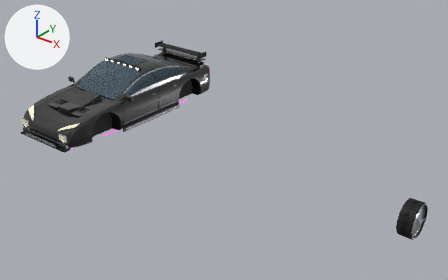
The glTF model VireoE.glb: old version first, new version second.
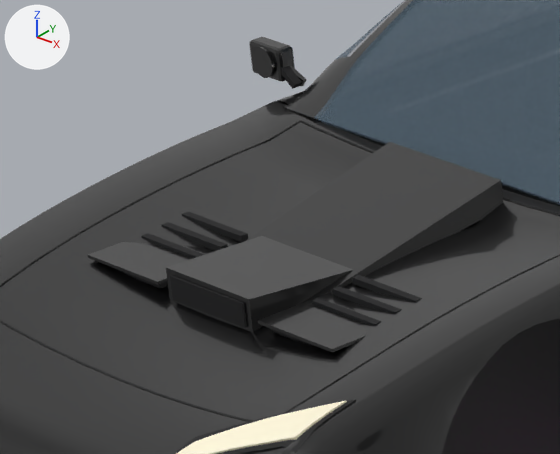
Each version appears first whole from a 50 mm camera at (43.2, -38.3, 24.8) aimed at (13.1, -0.7, 1.5), and next in a close-up on the part from 8% to 24% of the width and 26% to 46% of the height. The axes (+X, +Y, +Z) are drawn at upper left. The lights are the same throughout. The first two pictures are the older version. Vertices at exactly the same position are counted once.

The older version as bpy lines, for what is in view:
```python
ob_vireoe_optheadlightsslimhead = bpy.data.objects.new('VireoE_OptHeadlightsSlimHead', me_vireoe_optheadlightsslimhead)
ob_vireoe_optheadlightsslimhead.location = (0.0, 0.0, 0.0)
ob_vireoe_opthoodcowlbody = bpy.data.objects.new('VireoE_OptHoodCowlBody', me_vireoe_opthoodcowlbody)
ob_vireoe_opthoodcowlbody.location = (0.0, 0.0, 0.0)
ob_vireoe_opthoodscoopbody = bpy.data.objects.new('VireoE_OptHoodScoopBody', me_vireoe_opthoodscoopbody)
ob_vireoe_opthoodscoopbody.location = (0.0, 0.0, 0.0)
ob_vireoe_opthoodventsbody = bpy.data.objects.new('VireoE_OptHoodVentsBody', me_vireoe_opthoodventsbody)
ob_vireoe_opthoodventsbody.location = (0.0, 0.0, 0.0)
ob_vireoe_opthoodventsdark = bpy.data.objects.new('VireoE_OptHoodVentsDark', me_vireoe_opthoodventsdark)
ob_vireoe_opthoodventsdark.location = (0.0, 0.0, 0.0)
# also in view: 'VireoE_RoofBody' at (0.0, 1.9, 4.3); 'VireoE_PanelHood' at (0.0, -6.1, 3.0); 'VireoE_OptMirrorsRectBody__DoorR' at (-4.1, -3.0, 3.8); 'VireoE_PanelSideL' at (3.5, -0.1, 2.2); 'VireoE_OptHeadlightsSlimDark' at (0.0, -8.7, 2.5)
```
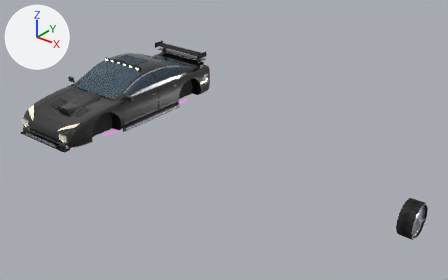
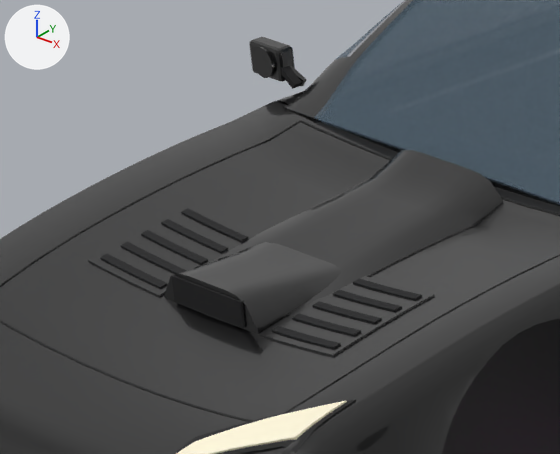
Where the change shows, as pixel boxes [x1, y1, x2, y2] in the close-ups (560 x 454 px):
'VireoE_OptHoodCowlBody', reshaped: before [246, 142, 503, 305]; after [213, 150, 503, 316]
'VireoE_OptHoodVentsBody', reshaped: before [88, 242, 367, 352]; after [88, 203, 435, 357]
'VireoE_OptHoodScoopBody', reshaped: before [166, 236, 353, 332]; after [164, 242, 341, 334]
'VireoE_OptHoodVentsDark', reshaped: before [117, 212, 422, 346]; after [100, 208, 422, 349]
part 3 of me_vireoe_opthoodventsbody, rebuilt: before [88, 242, 214, 285]; after [88, 203, 256, 297]
part 4 of me_vireoe_opthoodventsbody, rebuilt: before [258, 292, 367, 352]; after [259, 276, 435, 357]
part 5 of me_vireoe_opthoodventsdark, rebuilt (mostly hidden before): before [117, 269, 167, 289]; after [100, 254, 167, 289]
part 6 of me_vireoe_opthoodventsdark, rebuilt: before [182, 212, 248, 242]; after [181, 208, 248, 242]
part 7 of me_vireoe_opthoodventsdark, rebuilt (21% shorter): before [332, 286, 402, 314]; after [333, 290, 402, 312]
part 8 of me_vireoe_opthoodventsdark, rebuilt (not visible before): after [121, 241, 186, 274]
part 9 of me_vireoe_opthoodventsdark, rebuilt (mostly hidden before): before [272, 329, 315, 346]; after [272, 326, 341, 349]
part 10 of me_vireoe_opthoodventsdark, rebuilt (18% shorter): before [352, 275, 422, 302]; after [353, 278, 422, 300]
part 11 of me_vireoe_opthoodventsdark, rebuilt (6% wider, 35% taller): before [141, 233, 204, 258]; after [141, 230, 208, 264]
part 12 of me_vireoe_opthoodventsdark, rebuilt (not visible before): after [292, 314, 361, 336]
part 13 of me_vireoe_opthoodventsdark, rebuilt (17% taller): before [162, 222, 228, 251]; after [161, 219, 228, 253]
part 14 of me_vireoe_opthoodventsdark, rebuilt (14% shorter): before [312, 298, 382, 325]; after [312, 301, 382, 324]

Diff of the bpy script that builds the scene:
```diff
--- a/VireoE.glb.py
+++ b/VireoE.glb.py
@@ me_vireoe_opthoodcowlbody @@
-me_vireoe_opthoodcowlbody.from_pydata(...)  # 8 vertices, 12 faces; spans x -1.0..1.0, y -6.9..-3.75, z 2.83..3.63
+me_vireoe_opthoodcowlbody.from_pydata(...)  # 286 vertices, 568 faces; spans x -1.0..1.0, y -6.9..-3.75, z 2.84..3.63
+# me_vireoe_opthoodcowlbody part 1: 8 vertices removed from x -1.0..1.0, y -6.9..-3.75, z 2.83..3.63; 286 vertices added at x -1.0..1.0, y -6.9..-3.75, z 2.84..3.63
 me_vireoe_opthoodcowlbody.materials.append(mat_vireoe_opthoodcowlbody)
@@ me_vireoe_opthoodscoopbody @@
-me_vireoe_opthoodscoopbody.from_pydata(...)  # 8 vertices, 12 faces; spans x -0.85..0.85, y -7.32..-5.4, z 2.75..3.22
+me_vireoe_opthoodscoopbody.from_pydata(...)  # 286 vertices, 568 faces; spans x -0.85..0.85, y -7.32..-5.4, z 2.76..3.22
+# me_vireoe_opthoodscoopbody part 2: 8 vertices removed from x -0.85..0.85, y -7.32..-5.4, z 2.75..3.22; 286 vertices added at x -0.85..0.85, y -7.32..-5.4, z 2.76..3.22
 me_vireoe_opthoodscoopbody.materials.append(mat_vireoe_opthoodscoopbody)
@@ me_vireoe_opthoodventsbody @@
-me_vireoe_opthoodventsbody.from_pydata(...)  # 16 vertices, 24 faces; spans x -2.2..2.2, y -7.35..-5.85, z 2.97..3.01
+me_vireoe_opthoodventsbody.from_pydata(...)  # 196 vertices, 384 faces; spans x -2.2..2.2, y -7.35..-5.85, z 2.78..3.18
+# me_vireoe_opthoodventsbody part 3: the loose piece of 8 vertices spanning x -2.2..-0.9, y -7.35..-5.85, z 2.97..3.01 is rebuilt with 98 vertices and now spans x -2.2..-0.9, y -7.35..-5.85, z 2.78..3.18
+# me_vireoe_opthoodventsbody part 4: the loose piece of 8 vertices spanning x 0.9..2.2, y -7.35..-5.85, z 2.97..3.01 is rebuilt with 98 vertices and now spans x 0.9..2.2, y -7.35..-5.85, z 2.78..3.18
 me_vireoe_opthoodventsbody.materials.append(mat_vireoe_opthoodventsbody)
@@ me_vireoe_opthoodventsdark @@
-me_vireoe_opthoodventsdark.from_pydata(...)  # 80 vertices, 120 faces; spans x -2.1..2.1, y -7.25..-5.95, z 2.86..3.14
+me_vireoe_opthoodventsdark.from_pydata(...)  # 280 vertices, 520 faces; spans x -2.1..2.1, y -7.25..-5.95, z 2.8..3.18
+# me_vireoe_opthoodventsdark part 5: the loose piece of 8 vertices spanning x -2.1..-1.0, y -7.25..-7.15, z 2.86..2.94 is rebuilt with 28 vertices and now spans x -2.1..-1.0, y -7.25..-7.15, z 2.8..2.99
+# me_vireoe_opthoodventsdark part 6: the loose piece of 8 vertices spanning x -2.1..-1.0, y -6.05..-5.95, z 3.06..3.14 is rebuilt with 28 vertices and now spans x -2.1..-1.0, y -6.05..-5.95, z 3.0..3.18
+# me_vireoe_opthoodventsdark part 7: the loose piece of 8 vertices spanning x 1.0..2.1, y -6.35..-6.25, z 3.01..3.09 is rebuilt with 28 vertices and now spans x 1.0..2.1, y -6.35..-6.25, z 2.96..3.14
+# me_vireoe_opthoodventsdark part 8: the loose piece of 8 vertices spanning x -2.1..-1.0, y -6.95..-6.85, z 2.92..3.0 is rebuilt with 28 vertices and now spans x -2.1..-1.0, y -6.95..-6.85, z 2.86..3.04
+# me_vireoe_opthoodventsdark part 9: the loose piece of 8 vertices spanning x 1.0..2.1, y -7.25..-7.15, z 2.86..2.94 is rebuilt with 28 vertices and now spans x 1.0..2.1, y -7.25..-7.15, z 2.8..2.99
+# me_vireoe_opthoodventsdark part 10: the loose piece of 8 vertices spanning x 1.0..2.1, y -6.05..-5.95, z 3.06..3.14 is rebuilt with 28 vertices and now spans x 1.0..2.1, y -6.05..-5.95, z 3.0..3.18
+# me_vireoe_opthoodventsdark part 11: the loose piece of 8 vertices spanning x -2.1..-1.0, y -6.65..-6.55, z 2.97..3.05 is rebuilt with 28 vertices and now spans x -2.1..-1.0, y -6.65..-6.55, z 2.91..3.09
+# me_vireoe_opthoodventsdark part 12: the loose piece of 8 vertices spanning x 1.0..2.1, y -6.95..-6.85, z 2.92..3.0 is rebuilt with 28 vertices and now spans x 1.0..2.1, y -6.95..-6.85, z 2.86..3.04
+# me_vireoe_opthoodventsdark part 13: the loose piece of 8 vertices spanning x -2.1..-1.0, y -6.35..-6.25, z 3.01..3.09 is rebuilt with 28 vertices and now spans x -2.1..-1.0, y -6.35..-6.25, z 2.96..3.14
+# me_vireoe_opthoodventsdark part 14: the loose piece of 8 vertices spanning x 1.0..2.1, y -6.65..-6.55, z 2.97..3.05 is rebuilt with 28 vertices and now spans x 1.0..2.1, y -6.65..-6.55, z 2.91..3.09
 me_vireoe_opthoodventsdark.materials.append(mat_vireoe_opthoodventsdark)
```
